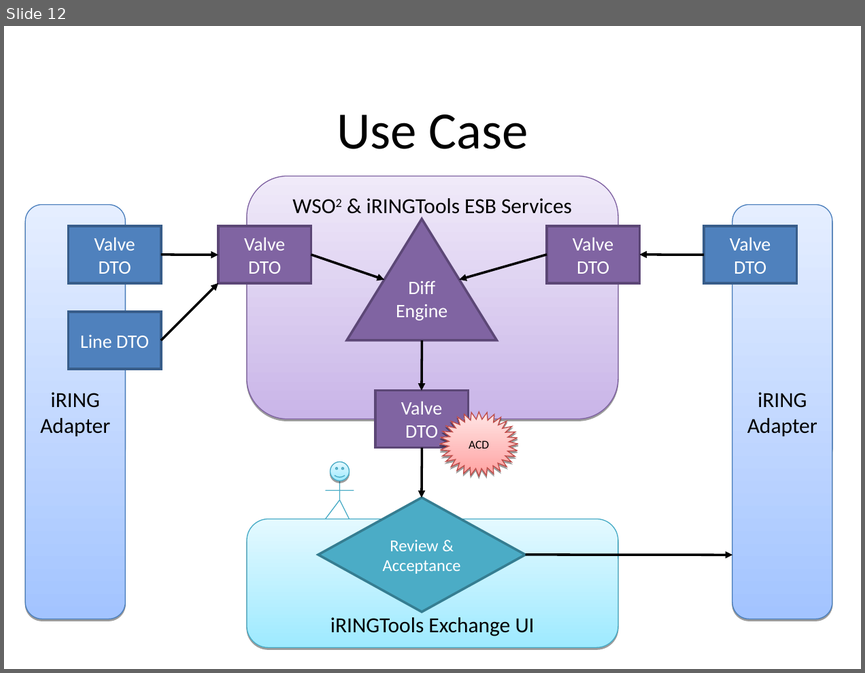
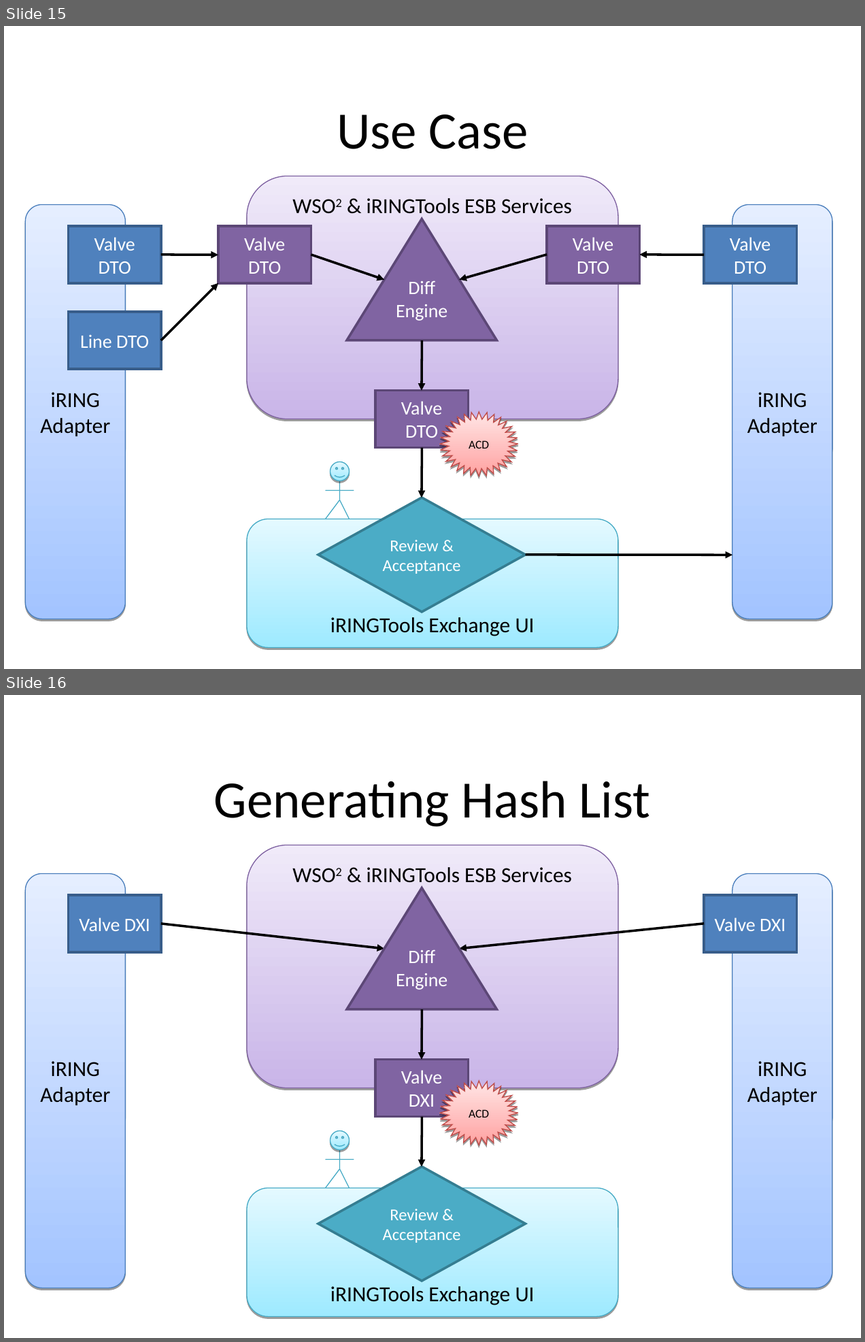
Before and after one commit to heyena/iring-tools, a slide deck: branches/ports/java/documents/iRINGTools ESB.ppt. Shown one above the other, each under a label of ours: slide 12 before the commit, slides 15 and 16 after it. The pictures are 865x673 and 865x1342 pixels, drawn with LibreOffice and Linux fonts; fonts in the diff are those of the drawing. Boxes give left, top, right and bottom in pixels: in the first picture for what was removed or moved away, otherwise in the second. Text is boxed around its words. In the diff, an @@ line names an element or a change of style, - is before the commit and + after.

```diff
--- a/branches/ports/java/documents/iRINGTools ESB.ppt
+++ b/branches/ports/java/documents/iRINGTools ESB.ppt
@@ slide 16 added at box(4, 695, 861, 1338), background #FFFFFF @@
@@ title added at box(214, 781, 650, 827), 44 pt, text #000000 @@
+Generating Hash List
@@ rounded rectangle added at box(247, 845, 617, 1087), fill gradient #C9B5E8 to #F0EAF9, outline #7D60A0 0.74 pt, 18 pt, text #000000 @@
+WSO2 & iRINGTools ESB Services
@@ freeform shape added at box(26, 873, 126, 1287), fill gradient #A3C4FF to #E5EEFF, outline #4A7EBB 0.74 pt, 18 pt, text #000000 @@
+iRING Adapter
@@ freeform shape added at box(732, 873, 832, 1287), fill gradient #A3C4FF to #E5EEFF, outline #4A7EBB 0.74 pt, 18 pt, text #000000 @@
+iRING Adapter
@@ rectangle added at box(68, 895, 161, 952), fill #4F81BD, outline #385D8A 2.01 pt, 16 pt, text #FFFFFF @@
+Valve DXI
@@ triangle added at box(347, 888, 496, 1009), fill #8064A2, outline #5C4776 2.01 pt, 16 pt, text #FFFFFF @@
+Diff Engine
@@ rectangle added at box(704, 895, 797, 952), fill #4F81BD, outline #385D8A 2.01 pt, 16 pt, text #FFFFFF @@
+Valve DXI
@@ arrow added from (161, 923) to (384, 949), #000000 2.01 pt @@
@@ arrow added from (704, 923) to (459, 949), #000000 2.01 pt @@
@@ arrow added from (422, 1009) to (422, 1059), #000000 2.01 pt @@
@@ rectangle added at box(375, 1059, 468, 1117), fill #8064A2, outline #5C4776 2.01 pt, 16 pt, text #FFFFFF @@
+Valve
+DXI
@@ freeform shape added at box(439, 1081, 518, 1145), fill gradient #FFA2A1 to #FFE5E5, outline #BE4B48 0.74 pt, 10 pt, text #000000 @@
+ACD
@@ arrow added from (422, 1117) to (422, 1166), #000000 2.01 pt @@
@@ group added at box(325, 1130, 354, 1187): 5 lines, 1 smiley face @@
@@ diamond added at box(318, 1166, 526, 1280), fill #4BACC6, outline #357D91 2.01 pt, 14 pt, text #FFFFFF @@
+Review & Acceptance
@@ rounded rectangle added at box(247, 1187, 617, 1317), fill gradient #9EEAFF to #E4F9FF, outline #46AAC5 0.74 pt, 18 pt, text #000000 @@
+iRINGTools Exchange UI
@@ what was slide 12 is now slide 15 @@
```
Also in this commit, not shown: 3 slides changed, 5 other slides added.
